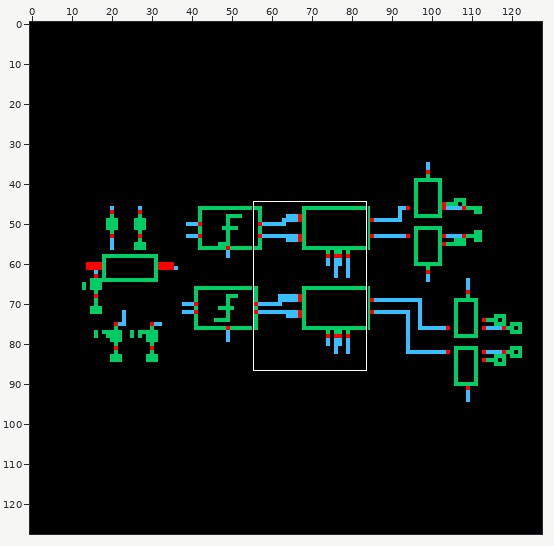
One commit to this sprite sheet: cadence/comparator_sa_d2s/SA_D2S_toplevel/schematic/thumbnail_128x128.png. The first picture is a wide view before the edit; the outline marks the close-up.
Close-up. Earlier state:
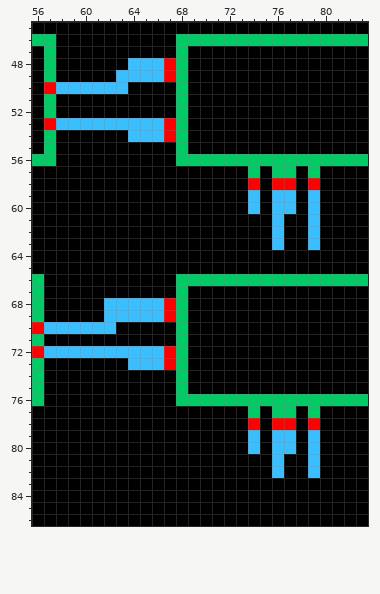
The file is 128x128 pixels. Shown: x 56..83, y 45..86.
Now the later version:
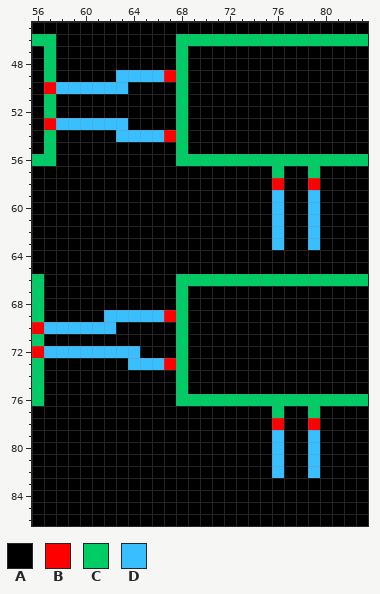
Palette (. is transparent): A #000000  B #ff0000  C #00cc66  D #39bfff
Edits made:
Colour B becomes colour A in row 48 at x 67; in row 53 at x 67; in row 58 at x 74 and 77; in row 68 at x 67; in row 72 at x 67; in row 78 at x 74 and 77.
Colour C becomes colour A in row 57 at x 74 and 77; in row 77 at x 74 and 77.
Colour D becomes colour A in row 48 at x 64 to 66; in row 53 at x 64 to 66; in rows 59 to 60 at x 74 and 77; in row 68 at x 62 to 66; in row 72 at x 65 to 66; in rows 79 to 80 at x 74 and 77.
Colour A becomes colour D in row 54 at x 63.
Pixel boxes of the changes (left, top, right, bottom) in both close-ups:
changed: (116, 58, 176, 142)
changed: (248, 166, 296, 214)
changed: (104, 298, 176, 310)
changed: (140, 346, 176, 358)
changed: (248, 406, 296, 454)
